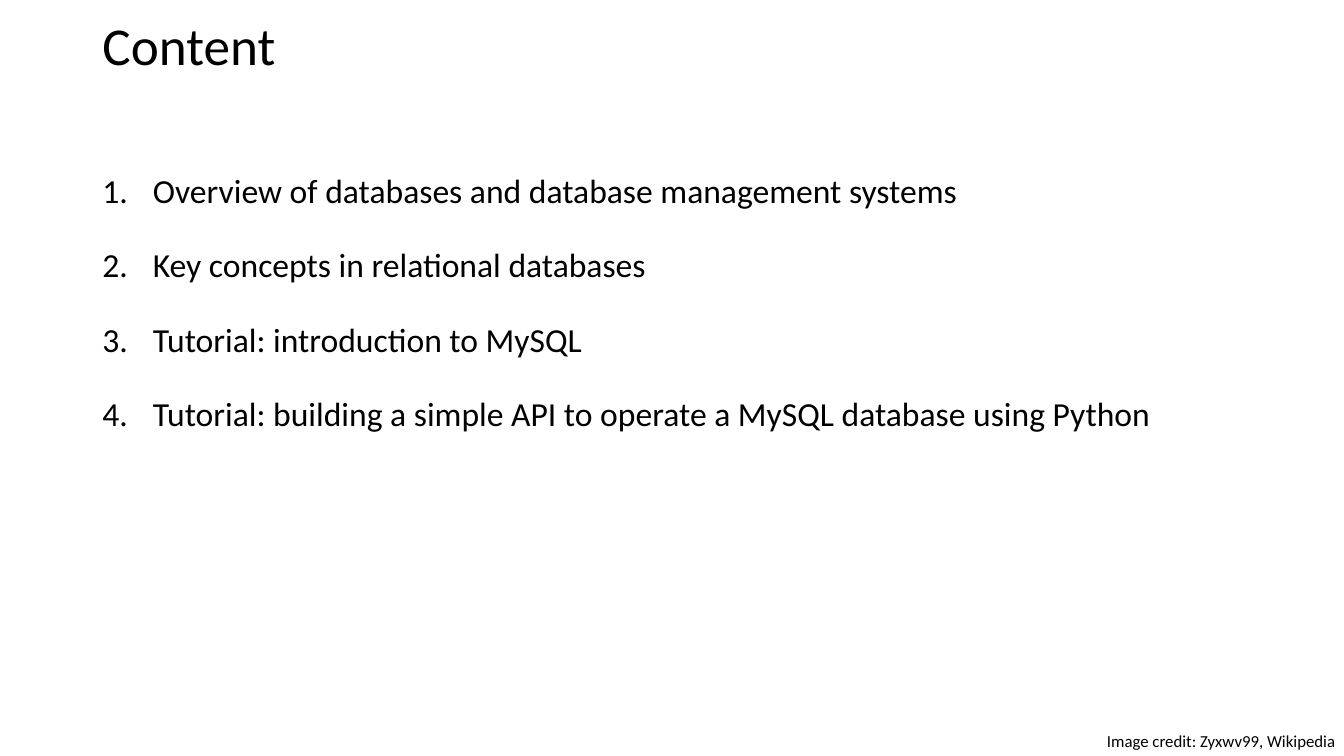
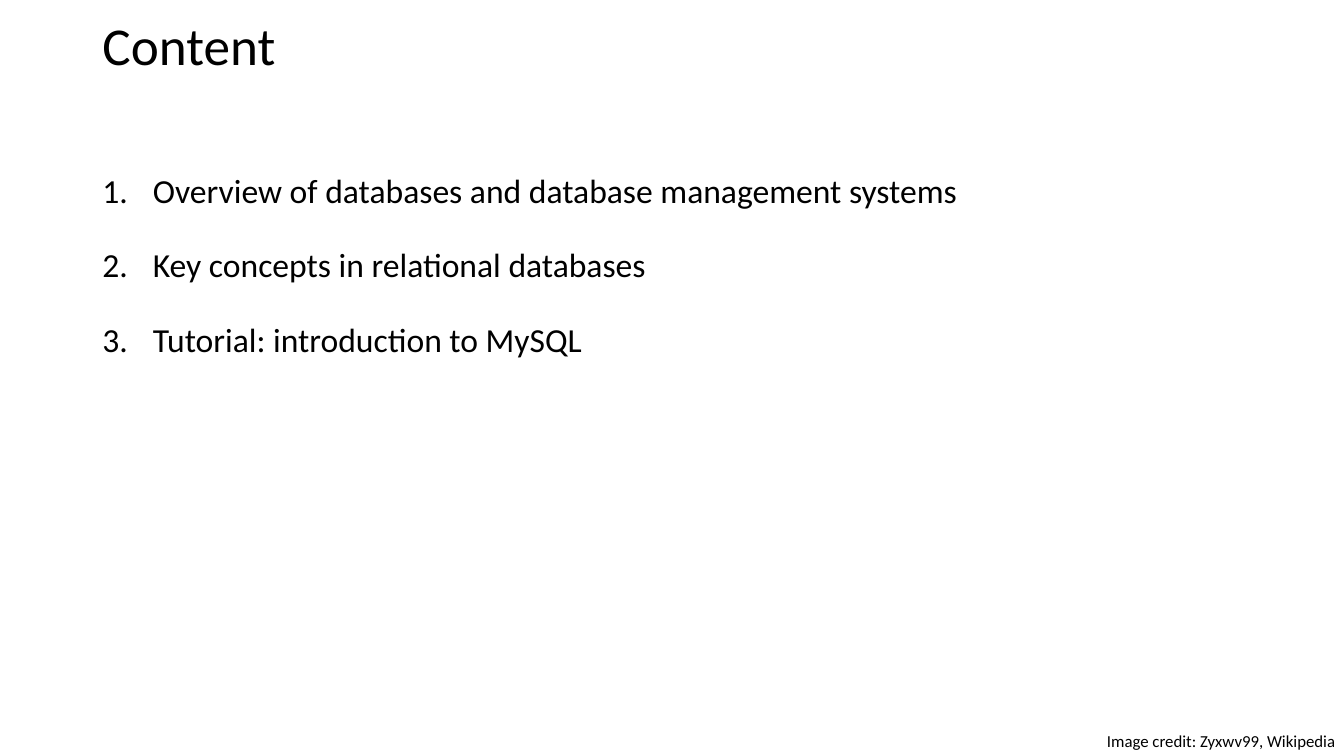
Before and after one commit to ipozdeev/it-skills-for-research, a slide deck: slide 2 of databases/databases_slides.pptx. Drawn at 1344x756 pixels with LibreOffice and Linux fonts; fonts in the diff are those of the drawing. Boxes give left, top, right and bottom in pixels: in the first picture for what was removed or moved away, otherwise in the second. Text is boxed around its words. In the diff, an @@ line names an element or a change of style, - is before the commit and + after.

Commit message:
typos in sql lecture

```diff
--- a/databases/databases_slides.pptx
+++ b/databases/databases_slides.pptx
@@ text at <box>153,402,1150,432</box>: paragraph removed @@
-4. Tutorial: building a simple API to operate a MySQL database using Python
```
Also in this commit, not shown: 4 other slides changed, 1 slide added, 2 other files.
